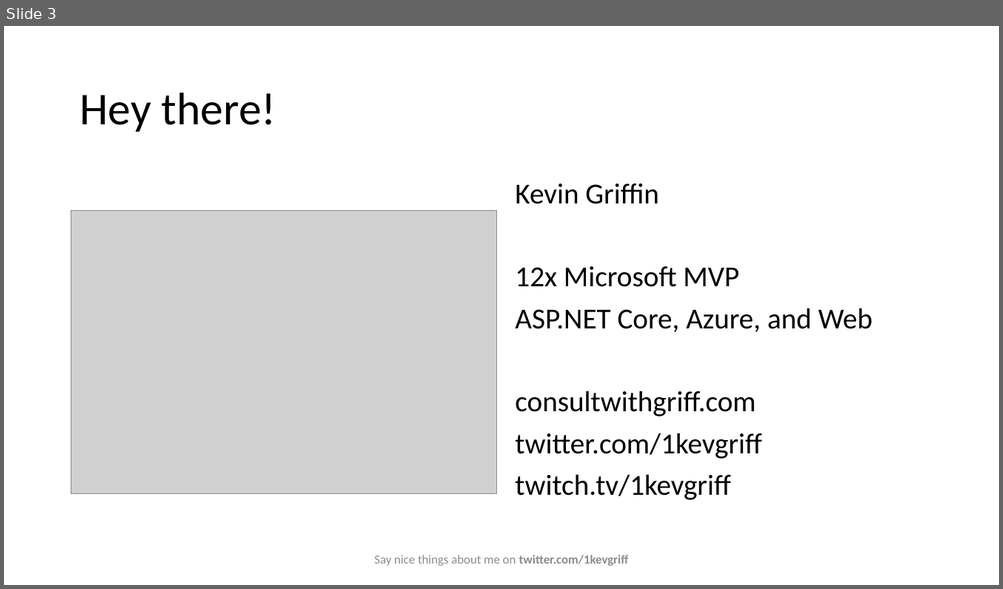
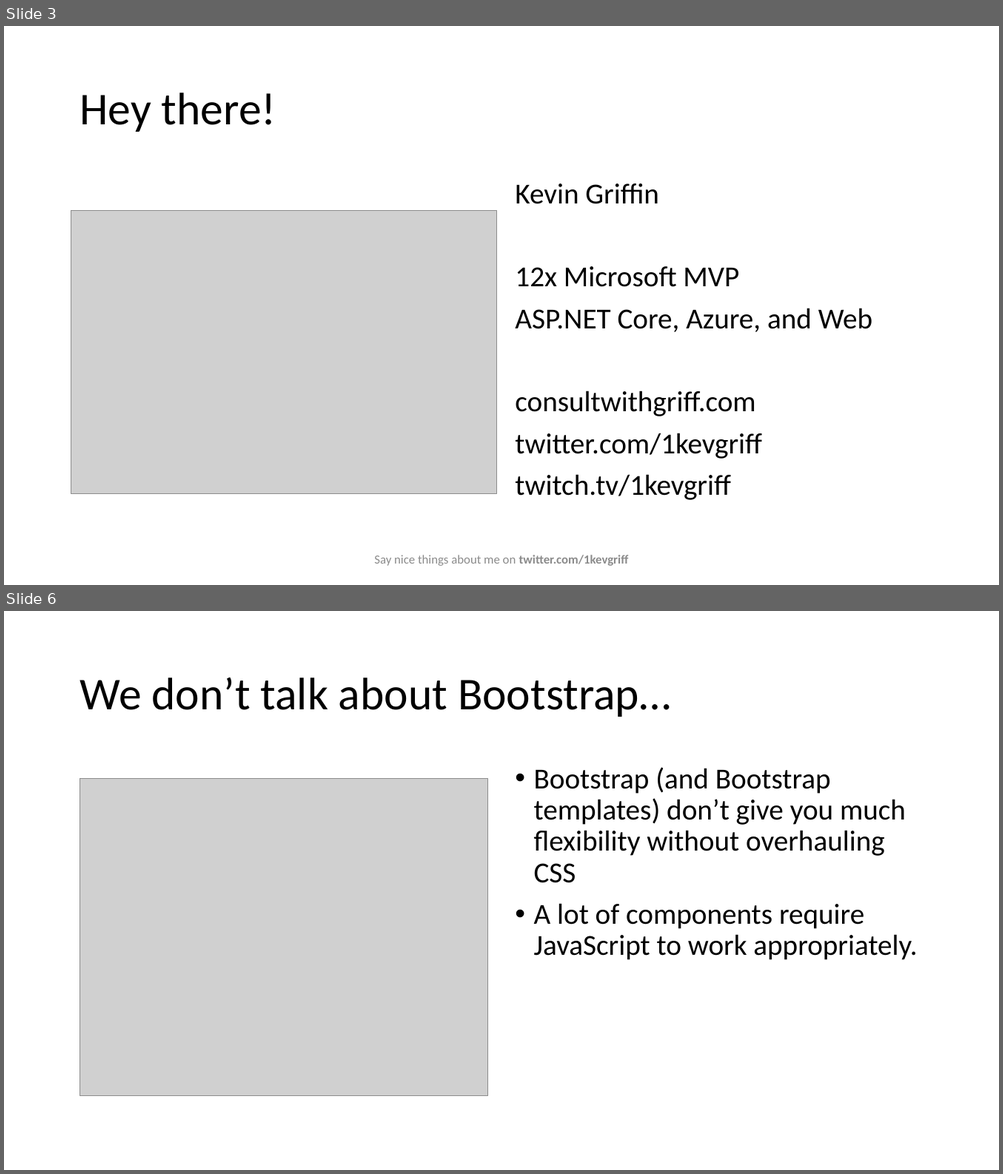
Before and after one commit to 1kevgriff/TailwindEssentials, a slide deck: Slides/Tailwind Essentials.pptx. Shown one above the other, each under a label of ours: slide 3 before the commit, slides 3 and 6 after it; the slides between them are not shown. The pictures are 1003x589 and 1003x1174 pixels, drawn with LibreOffice and Linux fonts; fonts in the diff are those of the drawing; grey boxes stand for pictures. Boxes give left, top, right and bottom in pixels: in the first picture for what was removed or moved away, otherwise in the second. Text is boxed around its words. In the diff, an @@ line names an element or a change of style, - is before the commit and + after.

```diff
--- a/Slides/Tailwind Essentials.pptx
+++ b/Slides/Tailwind Essentials.pptx
@@ slide 6 added at (x1=4, y1=611, x2=999, y2=1170), background #FFFFFF @@
@@ title added at (x1=79, y1=678, x2=671, y2=717), 44 pt, text #000000 @@
+We don’t talk about Bootstrap…
@@ picture added at (x1=80, y1=779, x2=488, y2=1096) @@
@@ text added at (x1=534, y1=767, x2=916, y2=960), 28 pt, text #000000 @@
+• Bootstrap (and Bootstrap templates) don’t give you much flexibility without overhauling CSS
+• A lot of components require JavaScript to work appropriately.
```
Also in this commit, not shown: 27 other slides added, 1 slide removed, 51 other files.
